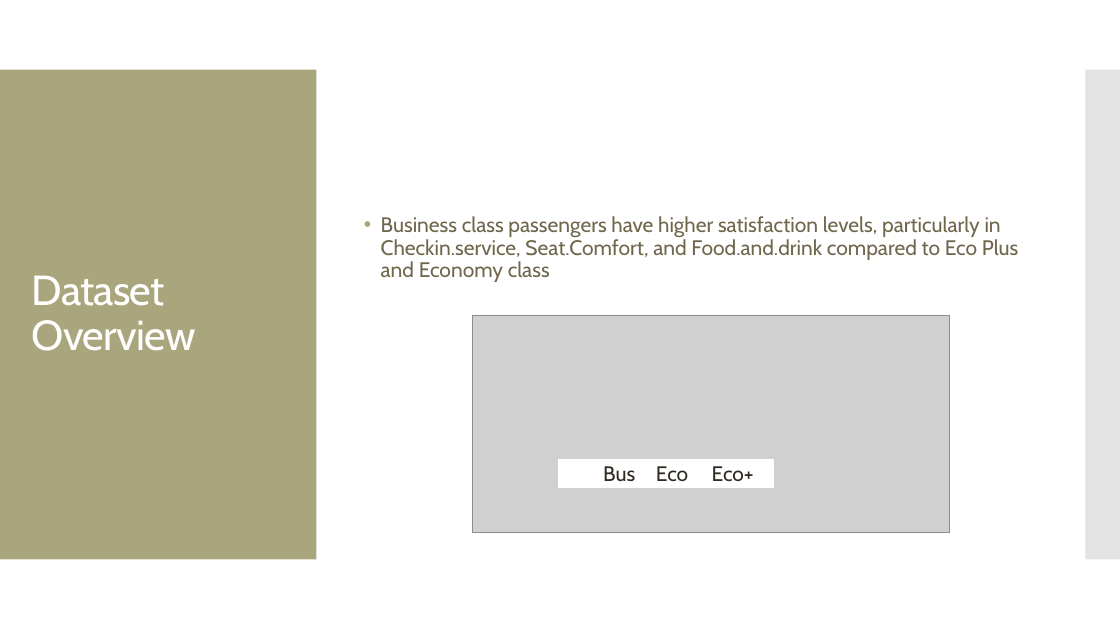
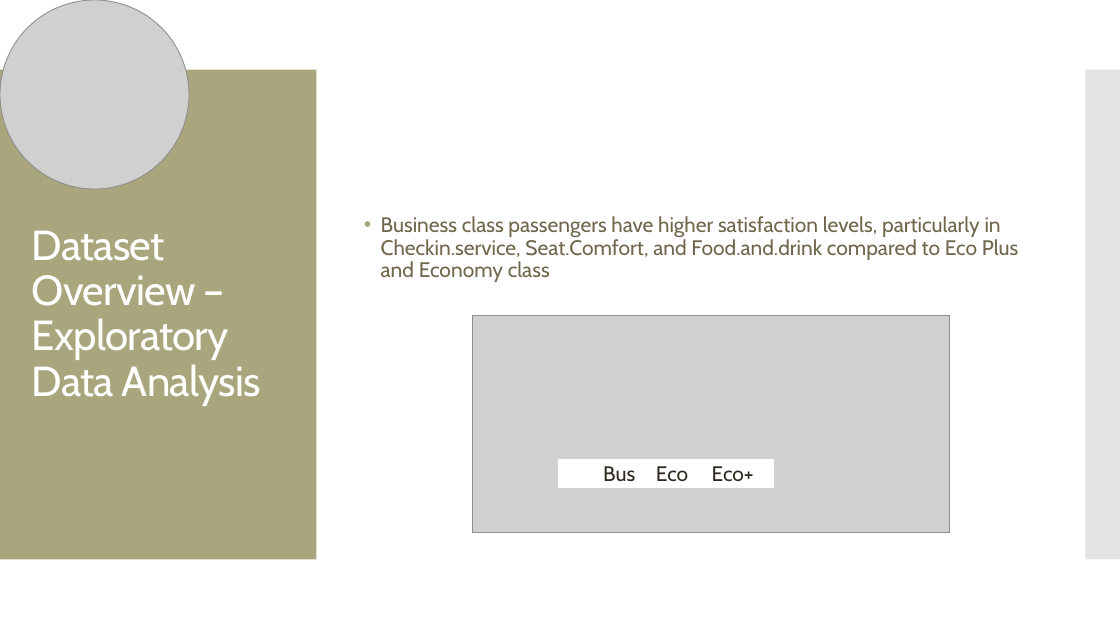
Before and after one commit to MGT-6203-Summer-2023-Edx/Team-6, a slide deck: slide 9 of Final Presentation Slides/Team_6_Final_Slides.pptx (slide 10 before the commit). Drawn at 1120x630 pixels with LibreOffice and Linux fonts; fonts in the diff are those of the drawing; grey boxes stand for pictures. Boxes give left, top, right and bottom in pixels: in the first picture for what was removed or moved away, otherwise in the second. Text is boxed around its words. In the diff, an @@ line names an element or a change of style, - is before the commit and + after.

```diff
--- a/Final Presentation Slides/Team_6_Final_Slides.pptx
+++ b/Final Presentation Slides/Team_6_Final_Slides.pptx
@@ picture added at [0,0,189,189] @@
@@ title at [32,230,261,406]: text changed @@
-Dataset Overview
+Dataset Overview – Exploratory Data Analysis
```
Also in this commit, not shown: 14 other slides changed, 7 slides added, 3 slides removed.
